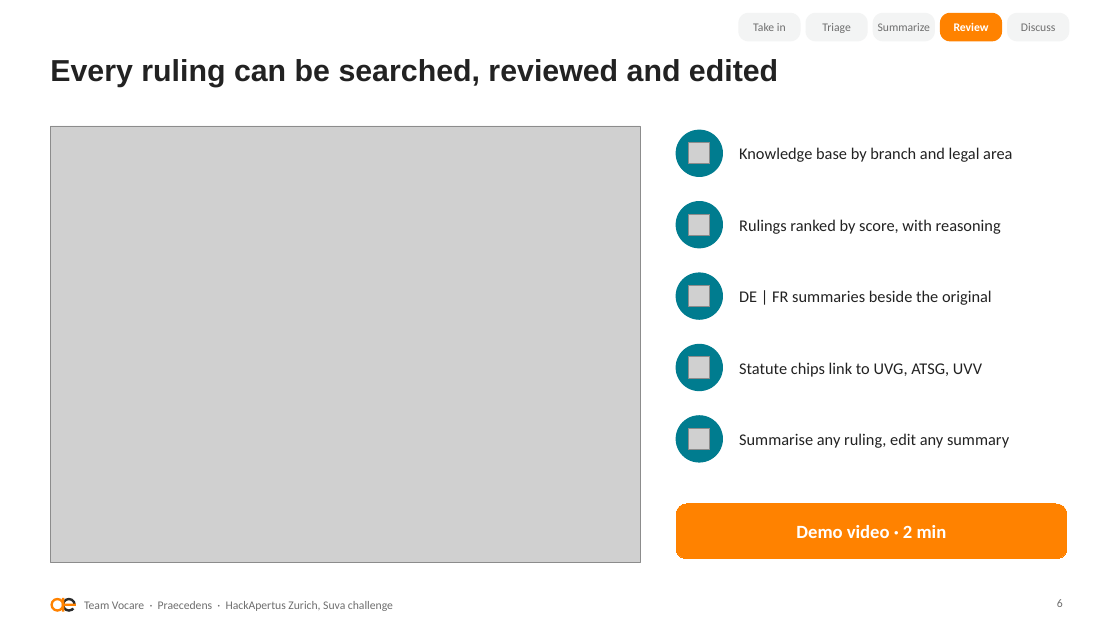
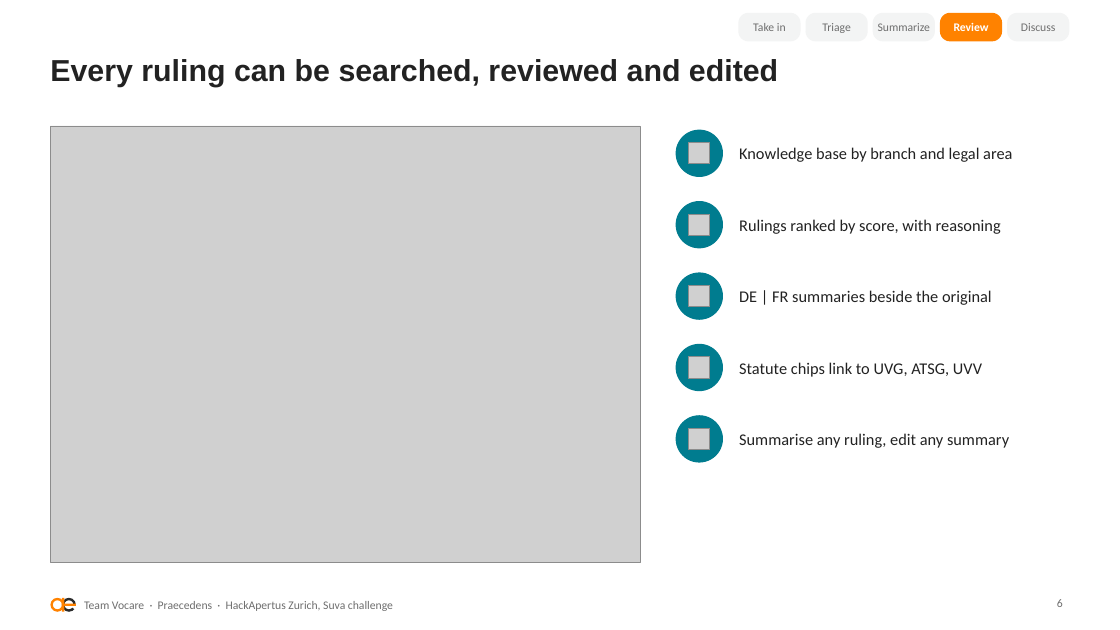
Before and after one commit to VocareVoice/suva-vocare, a slide deck: slide 6 of deliverables/Vocare_Praecedens_vf.pptx. Drawn at 1120x630 pixels with LibreOffice and Linux fonts; fonts in the diff are those of the drawing; grey boxes stand for pictures. Boxes give left, top, right and bottom in pixels: in the first picture for what was removed or moved away, otherwise in the second. Text is boxed around its words. In the diff, an @@ line names an element or a change of style, - is before the commit and + after.

```diff
--- a/deliverables/Vocare_Praecedens_vf.pptx
+++ b/deliverables/Vocare_Praecedens_vf.pptx
@@ rounded rectangle removed at (x1=676, y1=504, x2=1067, y2=559) @@
-Demo video · 2 min
```
Also in this commit, not shown: 1 other file.
